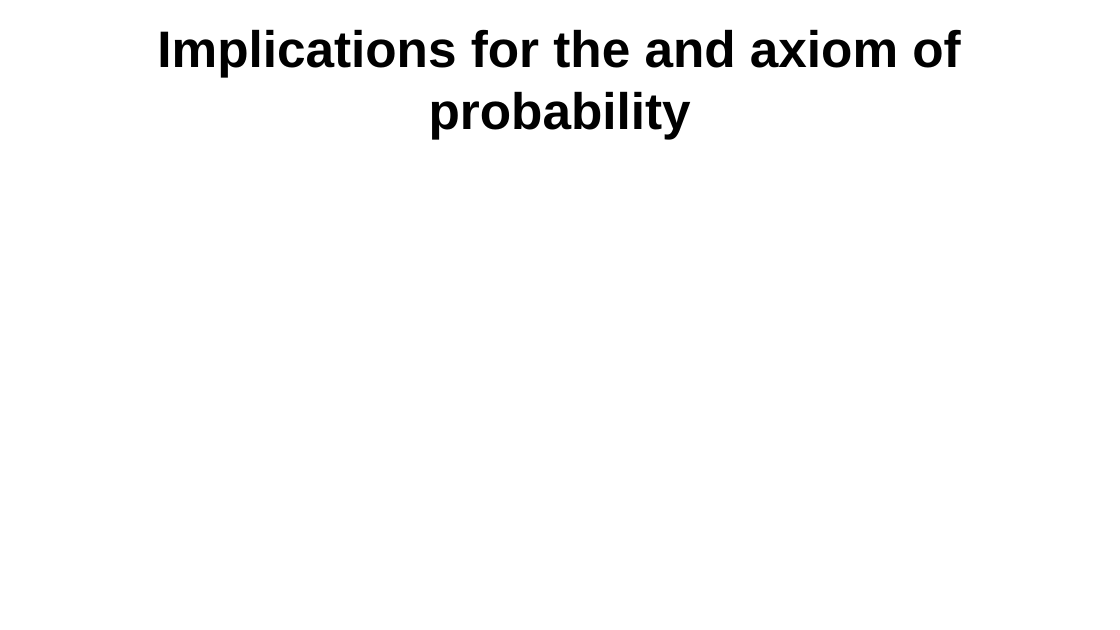
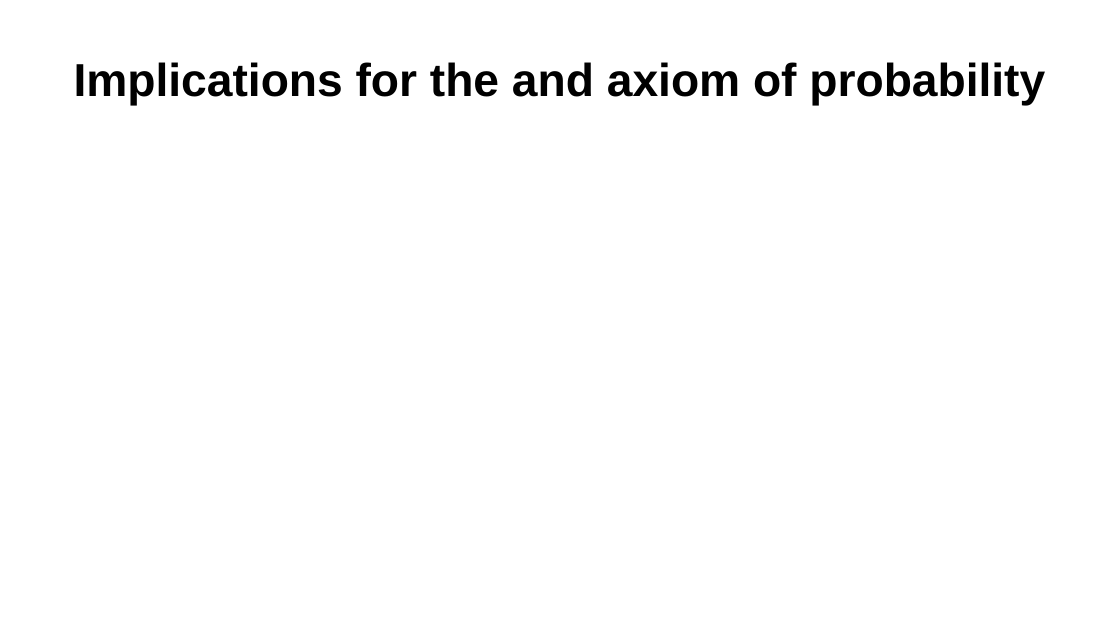
Before and after one commit to Aariq/ecological-stats, a slide deck: slide 15 of lectures/2-likelihood-slide-rev.pptx (slide 17 before the commit). Drawn at 1120x630 pixels with LibreOffice and Linux fonts; fonts in the diff are those of the drawing; grey boxes stand for pictures. Boxes give left, top, right and bottom in pixels: in the first picture for what was removed or moved away, otherwise in the second. Text is boxed around its words. In the diff, an @@ line names an element or a change of style, - is before the commit and + after.

```diff
--- a/lectures/2-likelihood-slide-rev.pptx
+++ b/lectures/2-likelihood-slide-rev.pptx
@@ title "Implications for the and axiom ..." at (74,62,1045,105): size 44 to 39.6 pt @@
```
Also in this commit, not shown: 4 other slides changed, 3 slides added, 5 slides removed, 4 other files.
